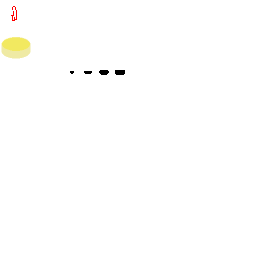
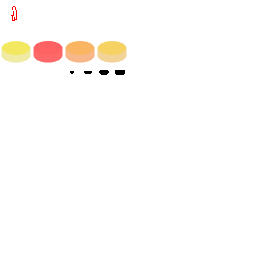
Layered file, before and after one edit (256 x 256). Changes by layer:
painted on "Background" over <box>1,37,127,63</box>
